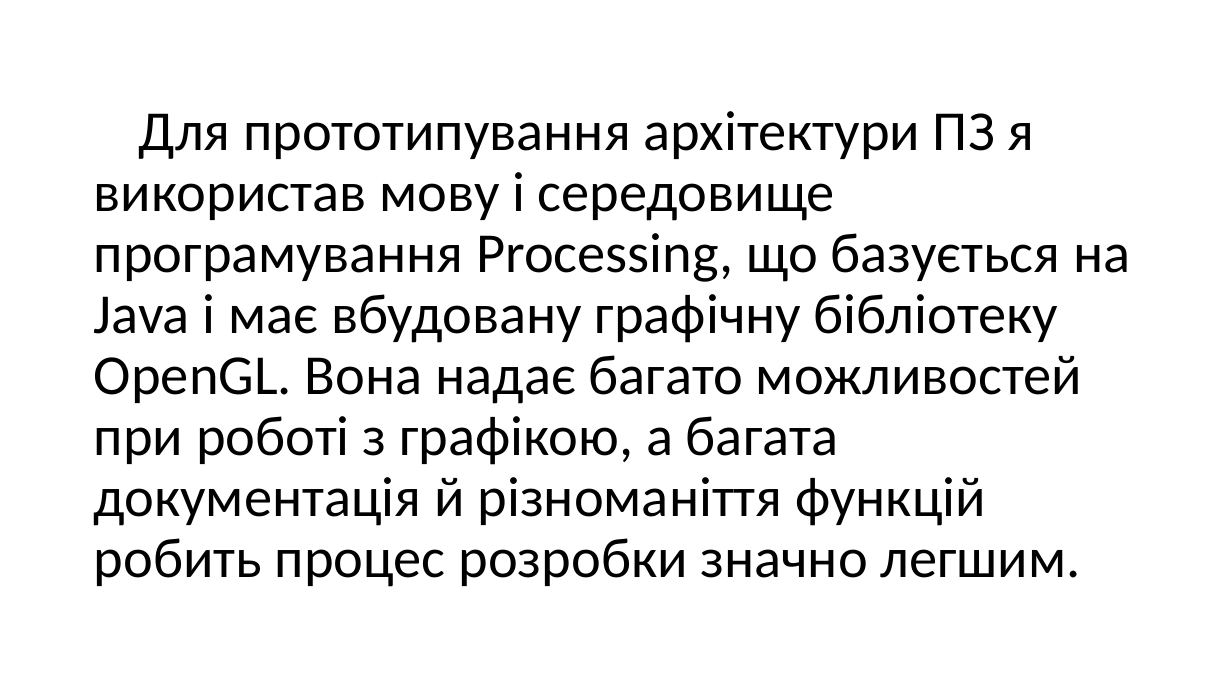
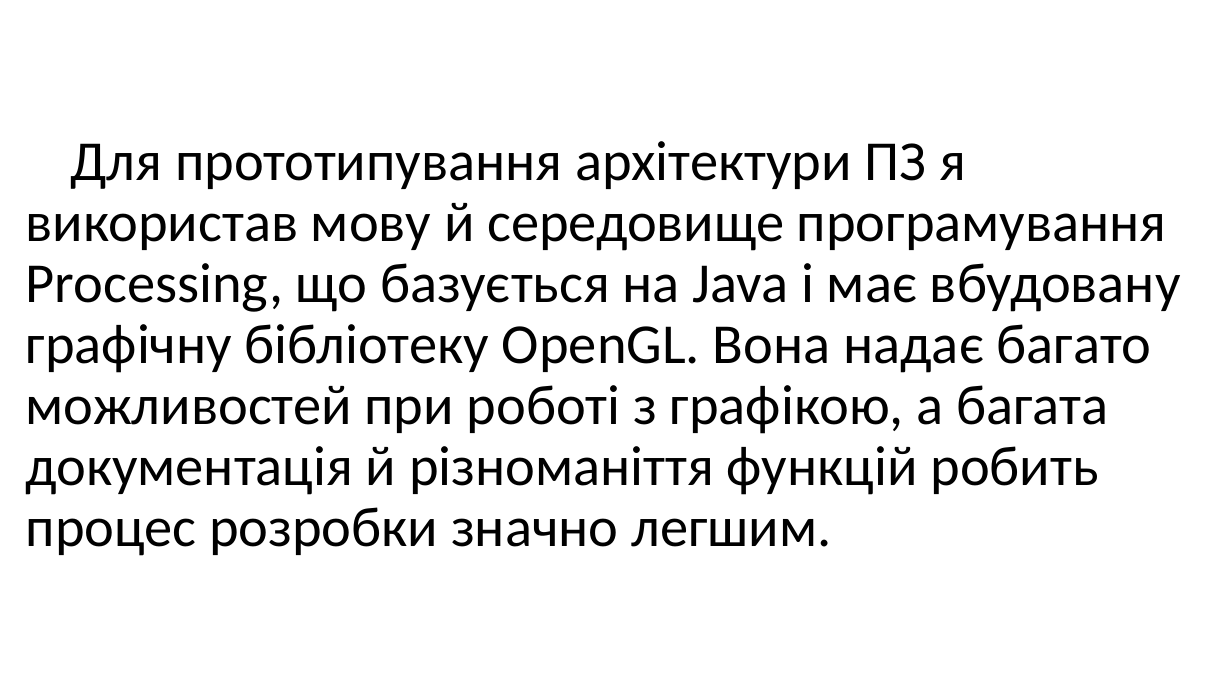
Before and after one commit to maldenol/spacepioneers, a slide deck: slide 4 of МАНУ2020.pptx. Drawn at 1232x693 pixels with LibreOffice and Linux fonts; fonts in the diff are those of the drawing; background and template pictures are left out. Boxes give left, top, right and bottom in pixels: in the first picture for what was removed or moved away, otherwise in the second. Text is boxed around its words. In the diff, an @@ line names an element or a change of style, - is before the commit and + after.

```diff
--- a/МАНУ2020.pptx
+++ b/МАНУ2020.pptx
@@ title at (26, 141, 1181, 556): text changed @@
-Для прототипування архітектури ПЗ я використав мову і середовище програмування Processing, що базується на Java і має вбудовану графічну бібліотеку OpenGL. Вона надає багато можливостей при роботі з графікою, а багата документація й різноманіття функцій робить процес розробки значно легшим.
+Для прототипування архітектури ПЗ я використав мову й середовище програмування Processing, що базується на Java і має вбудовану графічну бібліотеку OpenGL. Вона надає багато можливостей при роботі з графікою, а багата документація й різноманіття функцій робить процес розробки значно легшим.
```
Also in this commit, not shown: 11 other slides changed, 1 other file.
